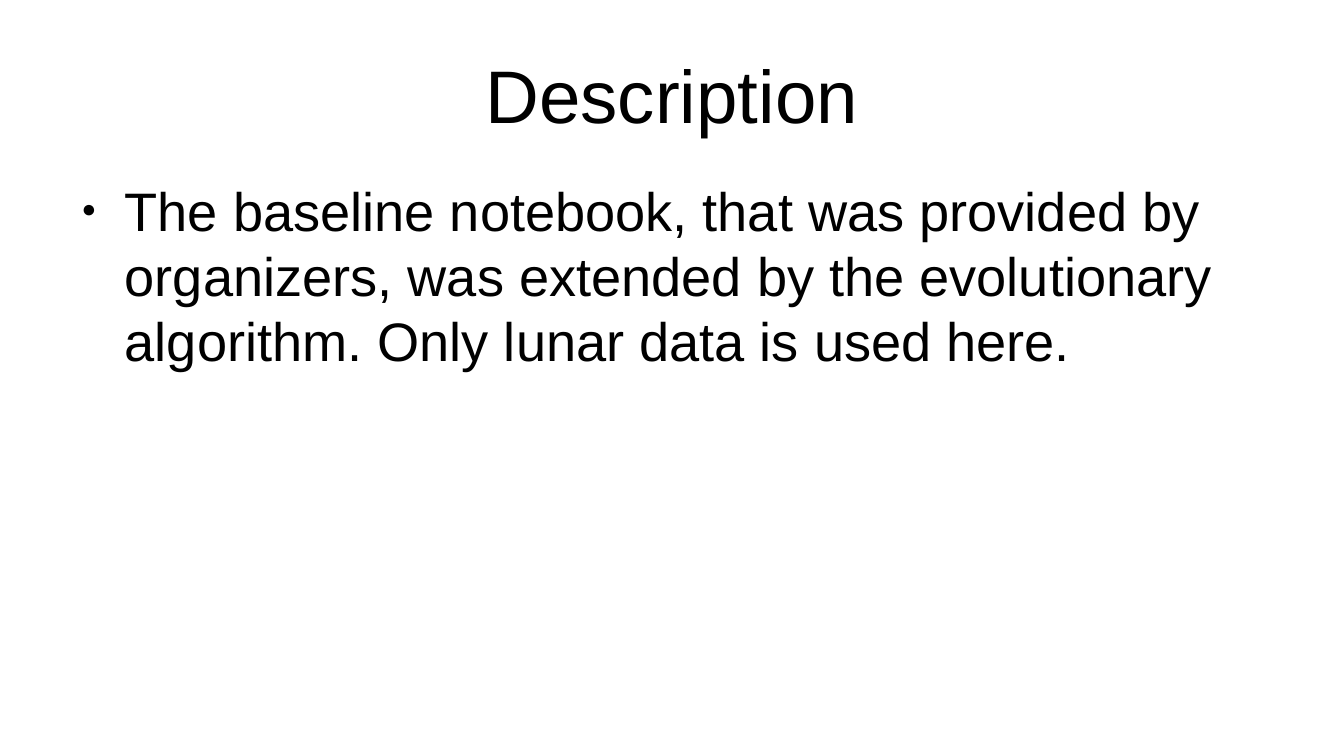
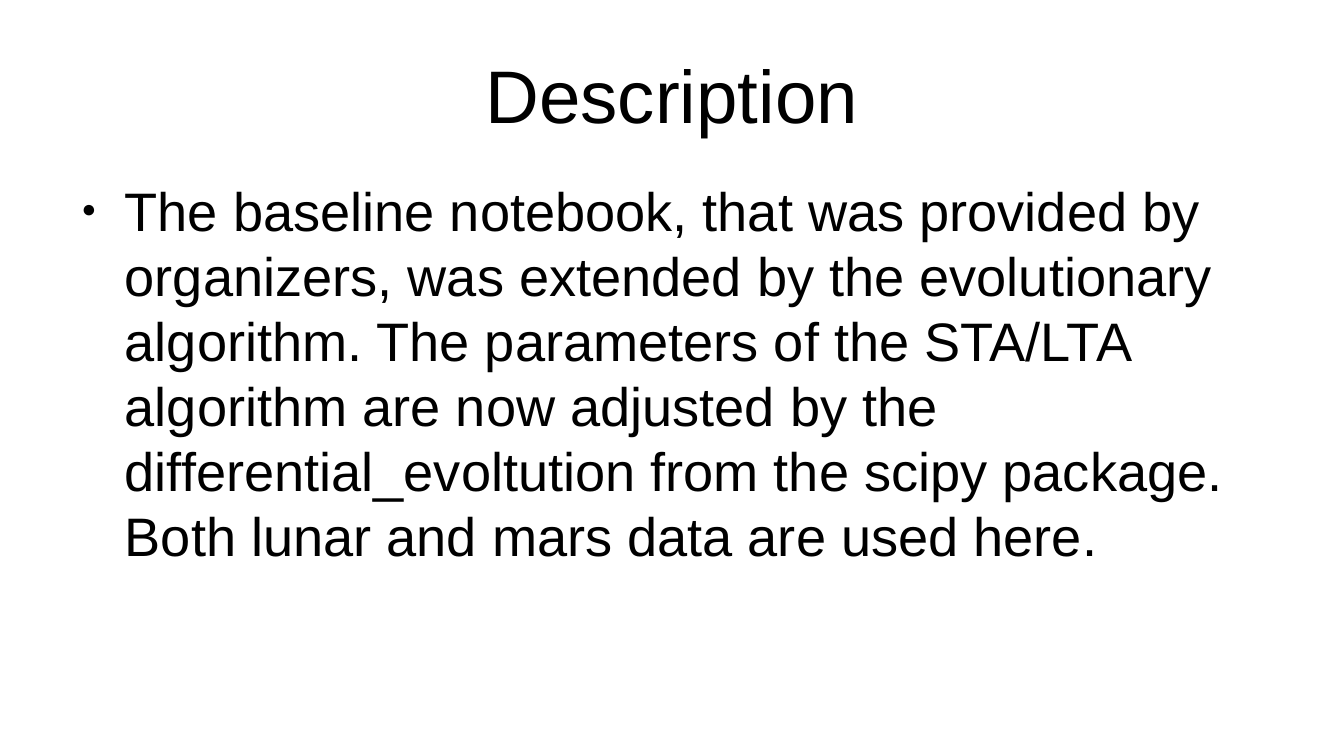
Before and after one commit to thehemen/seismic-detection, a slide deck: slide 2 of presentation.odp. Drawn at 1344x756 pixels with LibreOffice and Linux fonts; fonts in the diff are those of the drawing. Boxes give left, top, right and bottom in pixels: in the first picture for what was removed or moved away, otherwise in the second. Text is boxed around its words. In the diff, an @@ line names an element or a change of style, - is before the commit and + after.

Commit message:
modify notebook

```diff
--- a/presentation.odp
+++ b/presentation.odp
@@ text at <box>125,191,1223,557</box>: text changed @@
-● The baseline notebook, that was provided by organizers, was extended by the evolutionary algorithm. Only lunar data is used here.
+● The baseline notebook, that was provided by organizers, was extended by the evolutionary algorithm. The parameters of the STA/LTA algorithm are now adjusted by the differential_evoltution from the scipy package. Both lunar and mars data are used here.
```
Also in this commit, not shown: 1 other slide changed, 5 other files.
